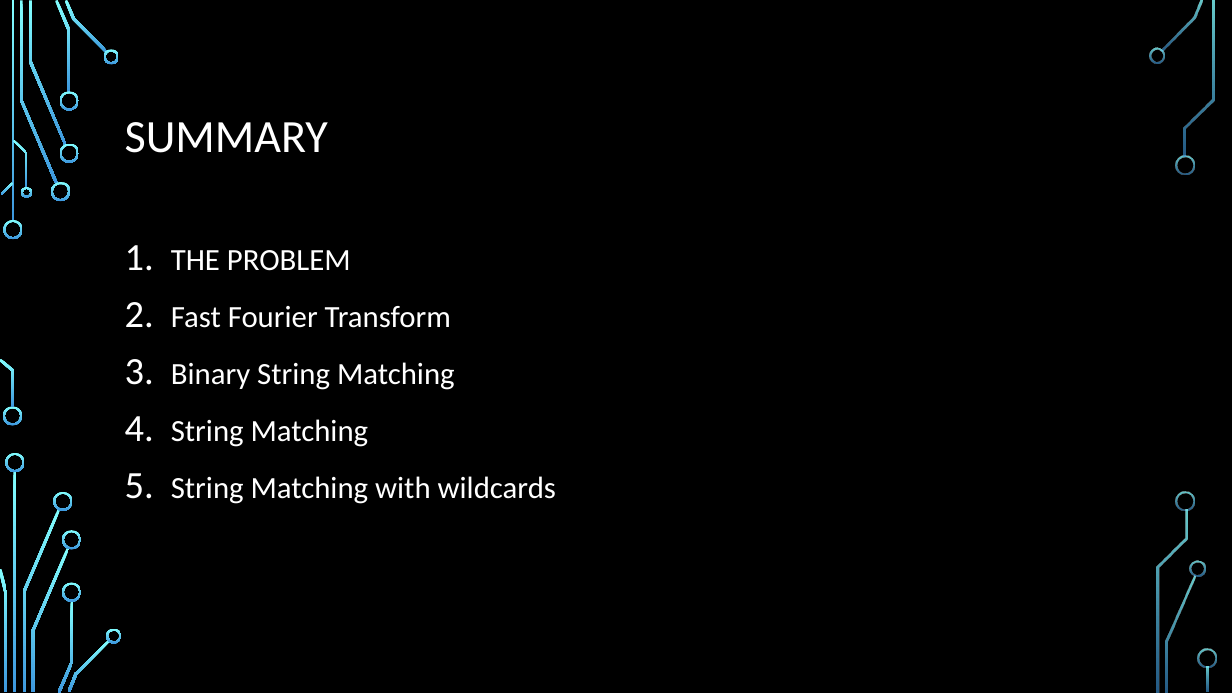
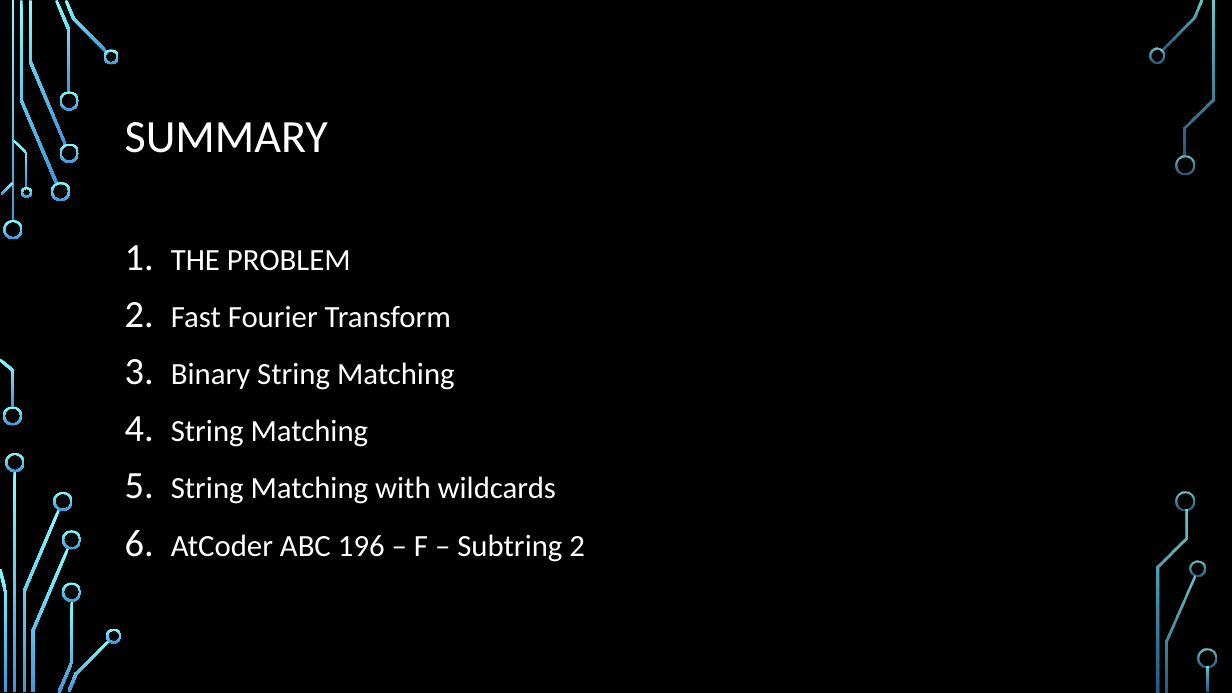
Before and after one commit to NelsonGomesNeto/Competitive-Programming, a slide deck: slide 2 of Algorithms and Data Structures/String/String Matching (FFT)/String Matching.pptx. Drawn at 1232x693 pixels with LibreOffice and Linux fonts; fonts in the diff are those of the drawing; background and template pictures are left out. Boxes give left, top, right and bottom in pixels: in the first picture for what was removed or moved away, otherwise in the second. Text is boxed around its words. In the diff, an @@ line names an element or a change of style, - is before the commit and + after.

```diff
--- a/Algorithms and Data Structures/String/String Matching (FFT)/String Matching.pptx
+++ b/Algorithms and Data Structures/String/String Matching (FFT)/String Matching.pptx
@@ text at [171,534,585,562]: paragraph added @@
+6. AtCoder ABC 196 – F – Subtring 2
```
Also in this commit, not shown: 13 other files.
